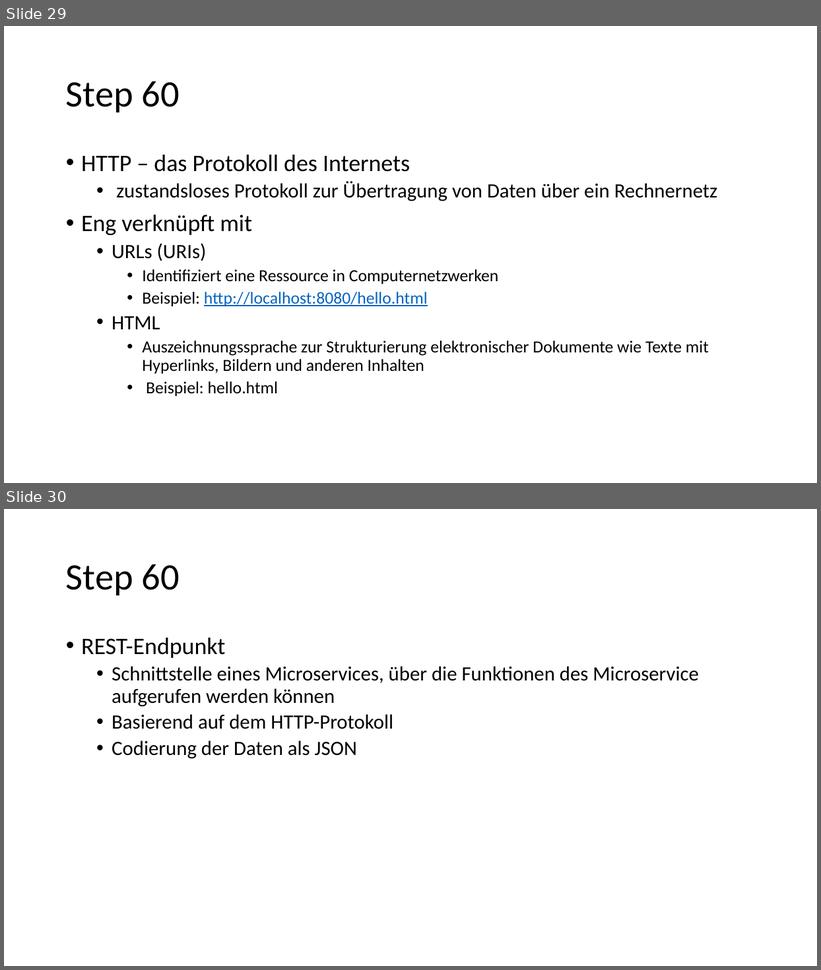
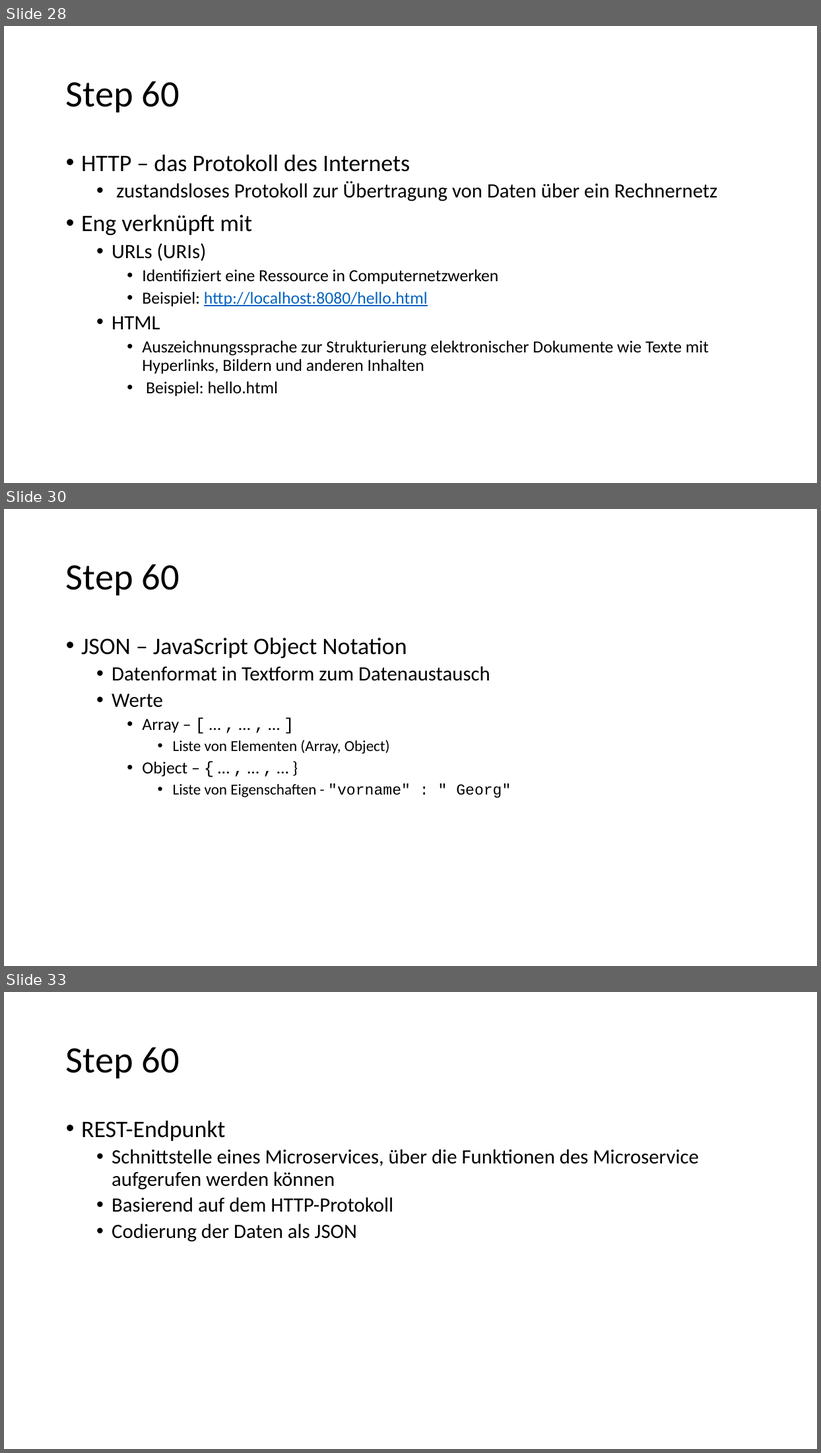
Before and after one commit to igeldo/PR4-SoSe23, a slide deck: Java-Starter.pptx. Shown one above the other, each under a label of ours: slides 29 and 30 before the commit, slides 28, 30 and 33 after it; the slides between them are not shown. The pictures are 821x970 and 821x1453 pixels, drawn with LibreOffice and Linux fonts; fonts in the diff are those of the drawing. Boxes give left, top, right and bottom in pixels: in the first picture for what was removed or moved away, otherwise in the second. Text is boxed around its words. In the diff, an @@ line names an element or a change of style, - is before the commit and + after.

Commit message:
add JSON

```diff
--- a/Java-Starter.pptx
+++ b/Java-Starter.pptx
@@ slide 30 added at bbox=[4, 509, 817, 966], background #FFFFFF @@
@@ title added at bbox=[66, 564, 180, 595], 44 pt, text #000000 @@
+Step 60
@@ text added at bbox=[81, 638, 511, 798], 18 pt, text #000000 @@
+• JSON – JavaScript Object Notation
+  • Datenformat in Textform zum Datenaustausch
+  • Werte
+    • Array – [ … , … , … ]
+      • Liste von Elementen (Array, Object)
+    • Object – { … , … , … }
+      • Liste von Eigenschaften - "vorname" : " Georg"
@@ what was slide 29 is now slide 28 @@
@@ what was slide 30 is now slide 33 @@
```
Also in this commit, not shown: 2 slides changed, 3 other slides added.
